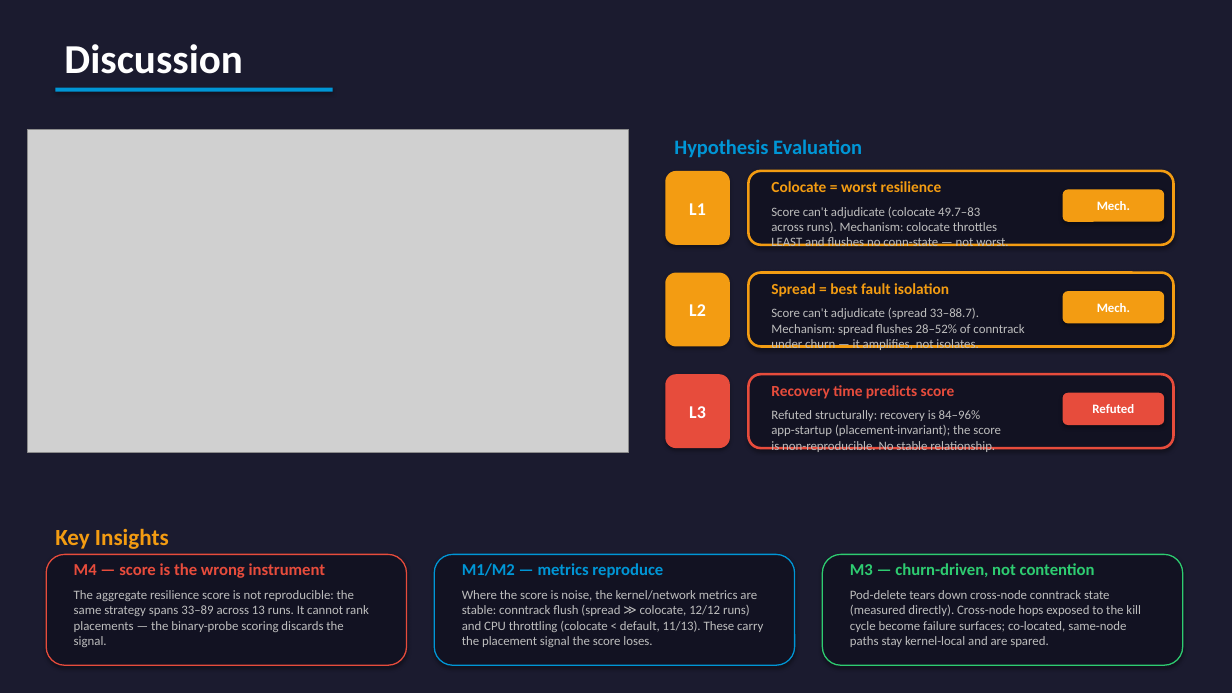
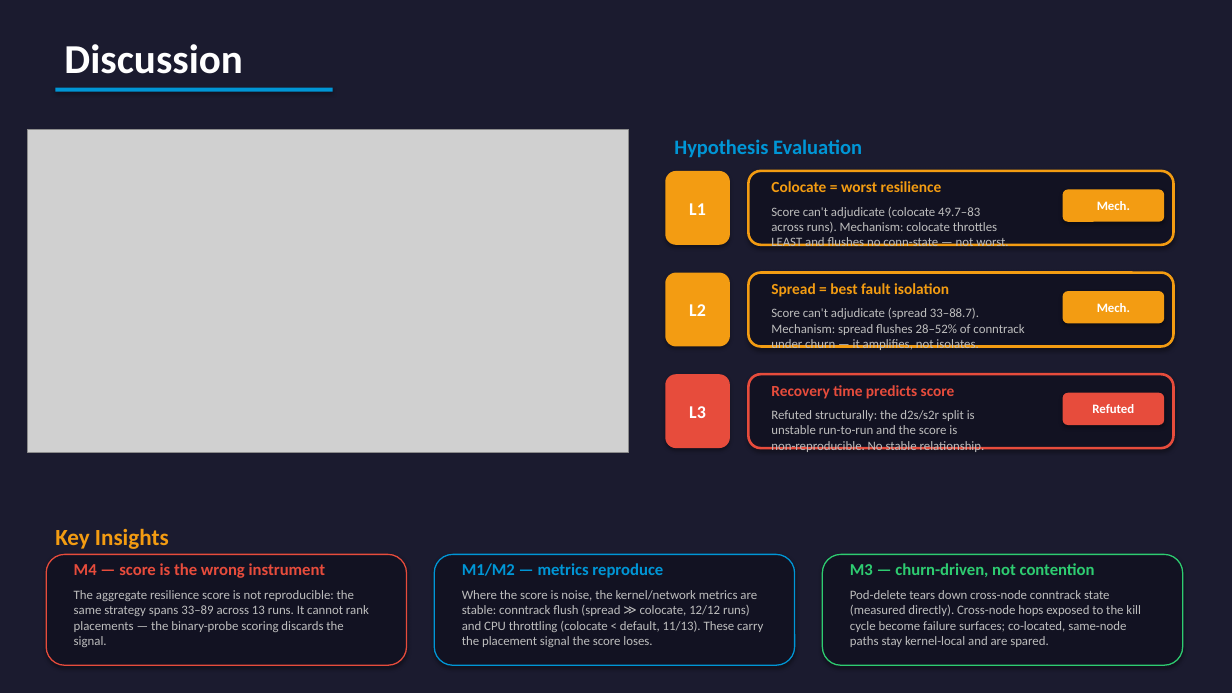
Before and after one commit to yhu02/uva-msc-thesis, a slide deck: slide 12 of ChaosProbe_Presentation.pptx. Drawn at 1232x693 pixels with LibreOffice and Linux fonts; fonts in the diff are those of the drawing; grey boxes stand for pictures. Boxes give left, top, right and bottom in pixels: in the first picture for what was removed or moved away, otherwise in the second. Text is boxed around its words. In the diff, an @@ line names an element or a change of style, - is before the commit and + after.

```diff
--- a/ChaosProbe_Presentation.pptx
+++ b/ChaosProbe_Presentation.pptx
@@ text at [771, 410, 985, 452]: text changed @@
-Refuted structurally: recovery is 84–96%
-app-startup (placement-invariant); the score
-is non-reproducible. No stable relationship.
+Refuted structurally: the d2s/s2r split is
+unstable run-to-run and the score is
+non-reproducible. No stable relationship.
```
Also in this commit, not shown: 9 other slides changed, 3 other files.
